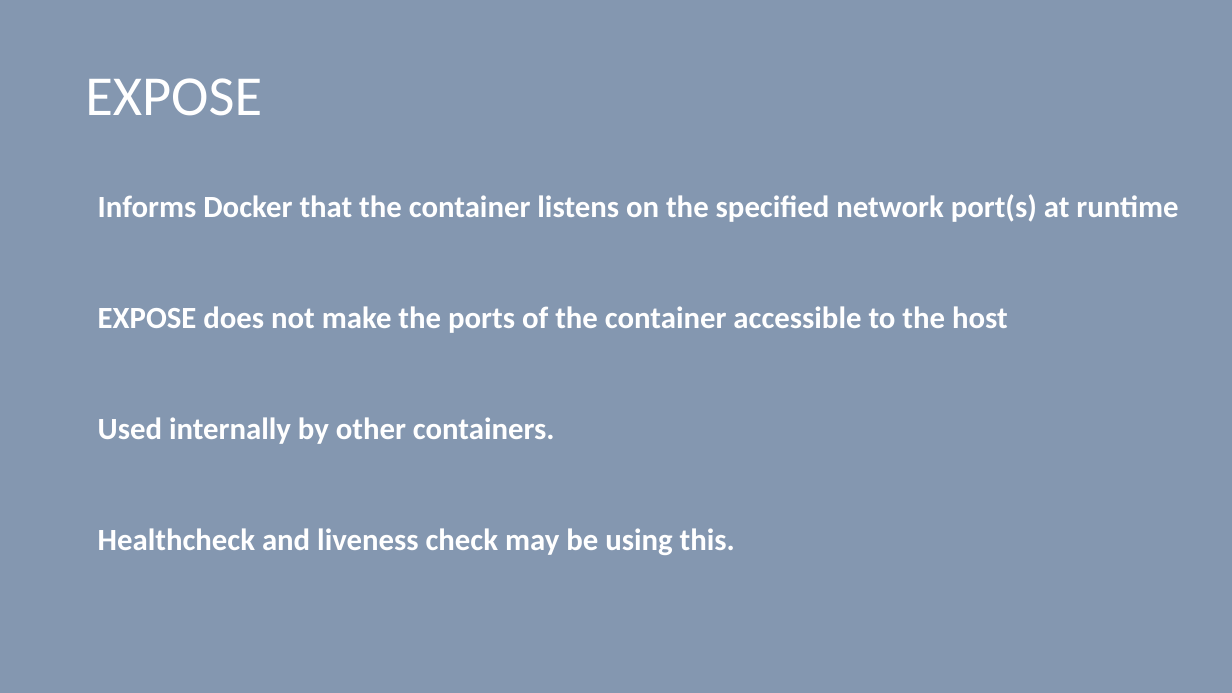
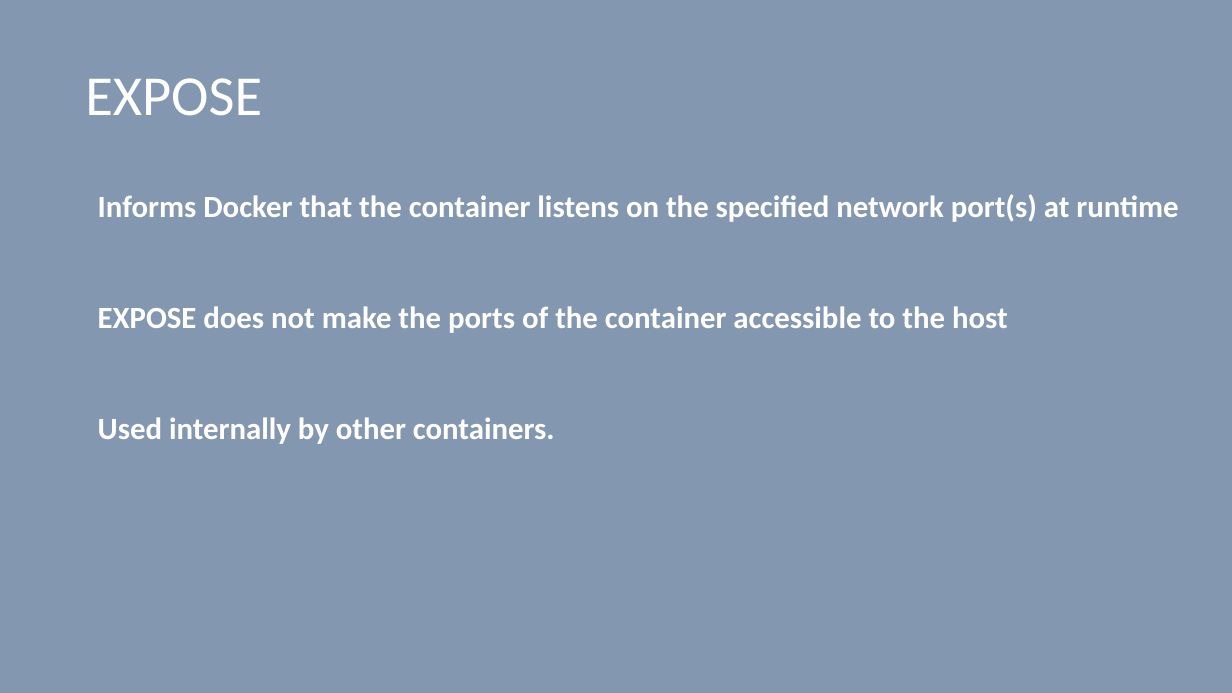
Before and after one commit to vilasvarghese/docker-k8s, a slide deck: slide 24 of notes/day2/2ndDay.pptx. Drawn at 1232x693 pixels with LibreOffice and Linux fonts; fonts in the diff are those of the drawing. Boxes give left, top, right and bottom in pixels: in the first picture for what was removed or moved away, otherwise in the second. Text is boxed around its words. In the diff, an @@ line names an element or a change of style, - is before the commit and + after.

```diff
--- a/notes/day2/2ndDay.pptx
+++ b/notes/day2/2ndDay.pptx
@@ text at [98, 528, 735, 555]: paragraph removed @@
-Healthcheck and liveness check may be using this.
```
Also in this commit, not shown: 2 other files.
